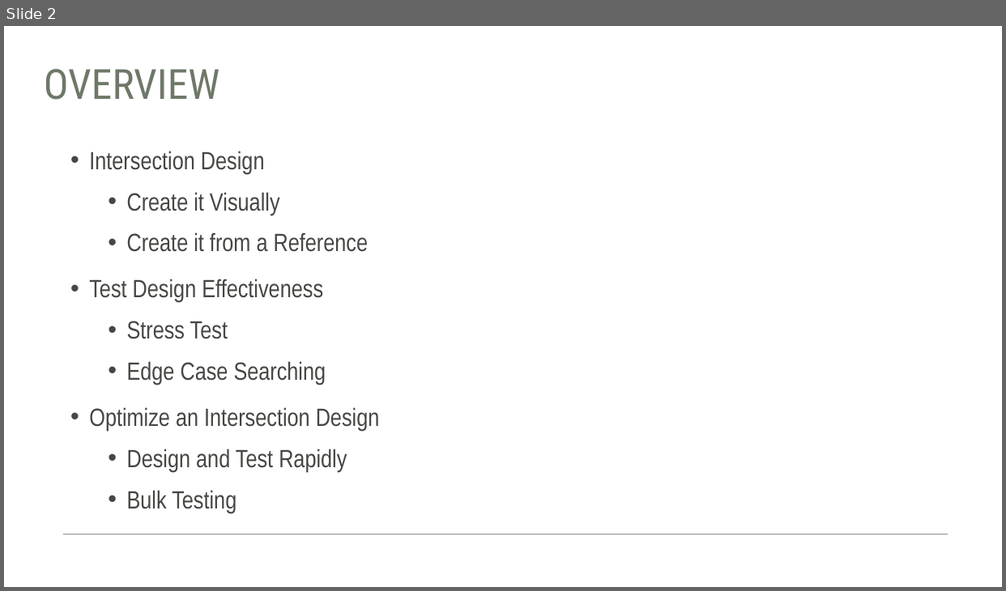
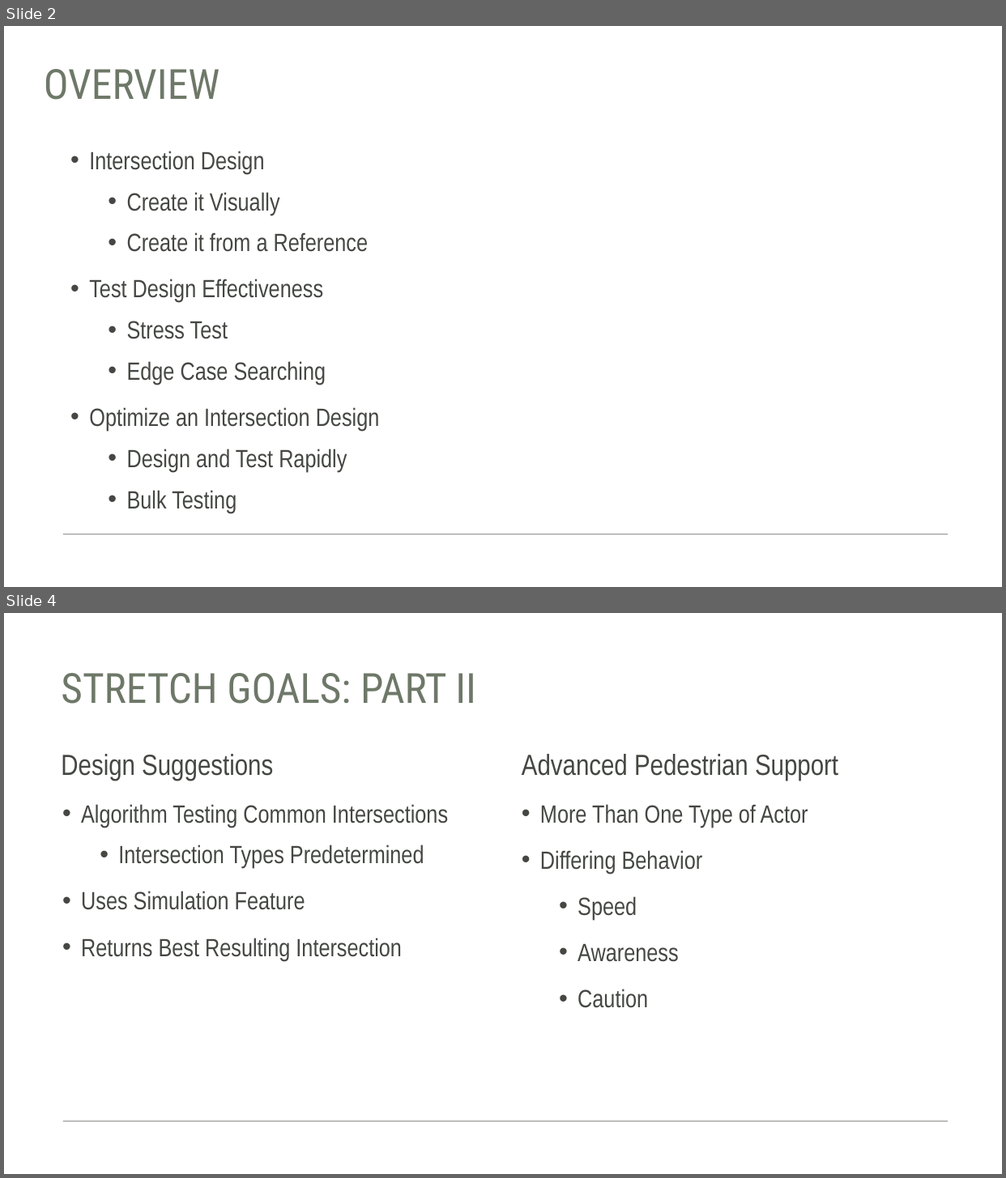
Before and after one commit to Team-Gala-JP/Team-Gala-JP, a slide deck: Traffic Sim.pptx. Shown one above the other, each under a label of ours: slide 2 before the commit, slides 2 and 4 after it; the slides between them are not shown. The pictures are 1006x591 and 1006x1178 pixels, drawn with LibreOffice and Linux fonts; fonts in the diff are those of the drawing. Boxes give left, top, right and bottom in pixels: in the first picture for what was removed or moved away, otherwise in the second. Text is boxed around its words. In the diff, an @@ line names an element or a change of style, - is before the commit and + after.

```diff
--- a/Traffic Sim.pptx
+++ b/Traffic Sim.pptx
@@ slide 4 added at bbox=[4, 613, 1002, 1174], background #FFFFFF; not listed: 1 template element that a slide beside it also shows @@
@@ title added at bbox=[61, 673, 476, 704], 40 pt, text #6E7868 @@
+STRETCH GOALS: PART II
@@ text added at bbox=[61, 754, 273, 781], 28 pt, text #444742 @@
+Design Suggestions
@@ text added at bbox=[522, 754, 838, 781], 28 pt, text #444742 @@
+Advanced Pedestrian Support
@@ text added at bbox=[81, 804, 448, 961], 24 pt, text #444742 @@
+• Algorithm Testing Common Intersections
+  • Intersection Types Predetermined
+• Uses Simulation Feature
+• Returns Best Resulting Intersection
@@ text added at bbox=[540, 804, 808, 1008], 24 pt, text #444742 @@
+• More Than One Type of Actor
+• Differing Behavior
+  • Speed
+  • Awareness
+  • Caution
```
Also in this commit, not shown: 4 other slides added.
